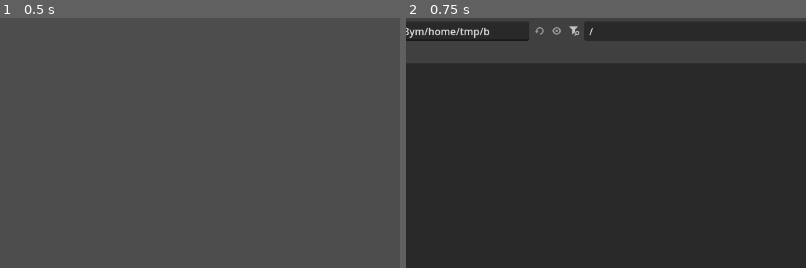
Above: before the commit, frames 1-2 (left to right).
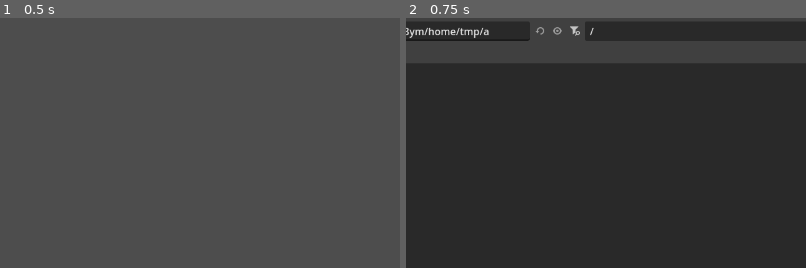
Above: after the commit, the same moments.

Repository: TehRealSalt/sentinel-smith
Game: Godot game, scene res://wad_viewer.tscn
Two runs of this game, one before a commit and one after it. Both use one fixed random seed, a clock stepped at 60 frames per second and the inputs below.
Inputs:
- Up to frame 1 (0.5 s): no input
- Up to frame 2 (0.75 s): click "Open WAD..." at 0.5 s
The pictures show only the part of the screen within x 34-84%, y 13-63%; the shares and areas given below are measured in that part.

Frame 1 is identical in both runs. In frame 2, 0.1% of the frame differs, in the area x 19-47%, y 3-9%.

Commit message:
Improve usability of zoom

Diff:
--- a/project/linedef.gd
+++ b/project/linedef.gd
@@ -61,7 +61,7 @@
 
 
 	func _draw() -> void:
-		draw_line(p1, p2, Color.LIGHT_CORAL, 10.0)
+		draw_line(p1, p2, Color.LIGHT_CORAL, -10.0)
 
 
 var display: DoomLine2D = null
--- a/project/map_viewport.gd
+++ b/project/map_viewport.gd
@@ -10,7 +10,9 @@
 	2.5, 3.0, 3.5, 4.0
 ]
 
-var zoom_level: int = 1:
+const DEFAULT_ZOOM := 1
+
+var zoom_level: int = DEFAULT_ZOOM:
 	set(v):
 		zoom_level = clampi(v, 0, ZOOM_LEVELS.size() - 1)
 
@@ -19,11 +21,14 @@
 		camera.zoom = Vector2(zoom, -zoom) # Doom Y coordinate is flipped
 
 
-func zoom_2d(zoom_offset: int = 0) -> void:
+func mouse_zoom(zoom_offset: int = 0) -> void:
 	var camera := get_camera_2d()
-	# TODO: this position is definitely wrong
-	camera.global_position = camera.get_global_mouse_position()
+	var prev_pos := camera.get_local_mouse_position()
+
 	zoom_level += zoom_offset
+
+	var new_pos := camera.get_local_mouse_position()
+	camera.translate(prev_pos - new_pos)
 
 
 func _unhandled_input(ev: InputEvent) -> void:
@@ -34,7 +39,10 @@
 	match button.button_index:
 		MouseButton.MOUSE_BUTTON_WHEEL_UP:
 			if button.pressed:
-				zoom_2d(1)
+				mouse_zoom(1)
 		MouseButton.MOUSE_BUTTON_WHEEL_DOWN:
 			if button.pressed:
-				zoom_2d(-1)
+				mouse_zoom(-1)
+
+func _ready() -> void:
+	zoom_level = DEFAULT_ZOOM
--- a/project/wad_viewer.tscn
+++ b/project/wad_viewer.tscn
@@ -68,7 +68,6 @@
 script = ExtResource("2_au647")
 
 [node name="Camera2D" type="Camera2D" parent="HBoxContainer/WADContainer/SubViewportContainer/SubViewport"]
-zoom = Vector2(1, -1)
 
 [node name="OpenWADDialog" type="FileDialog" parent="."]
 unique_name_in_owner = true
